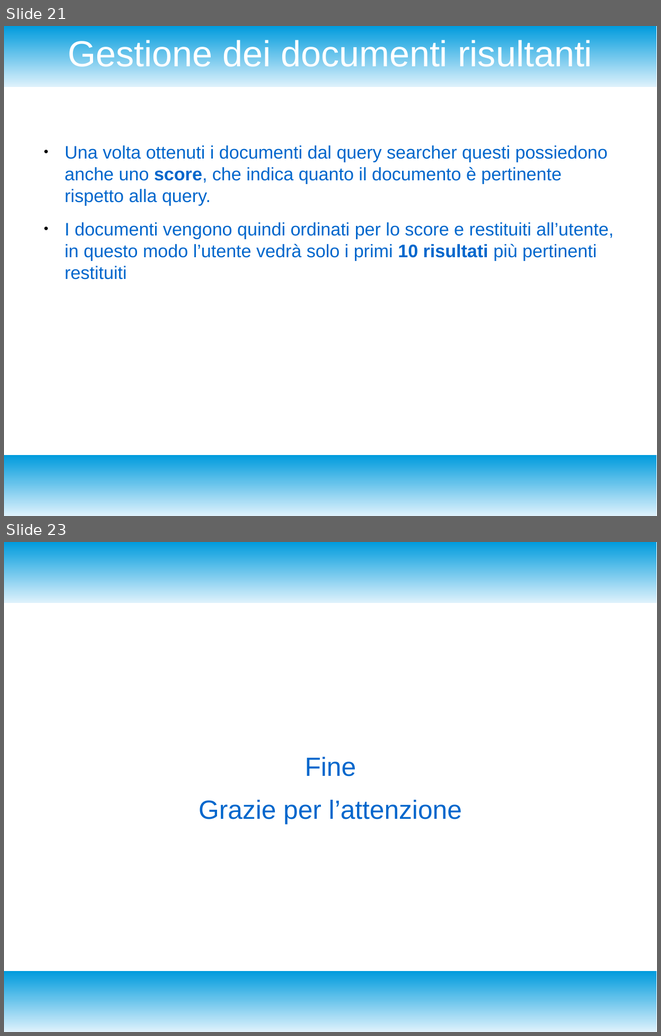
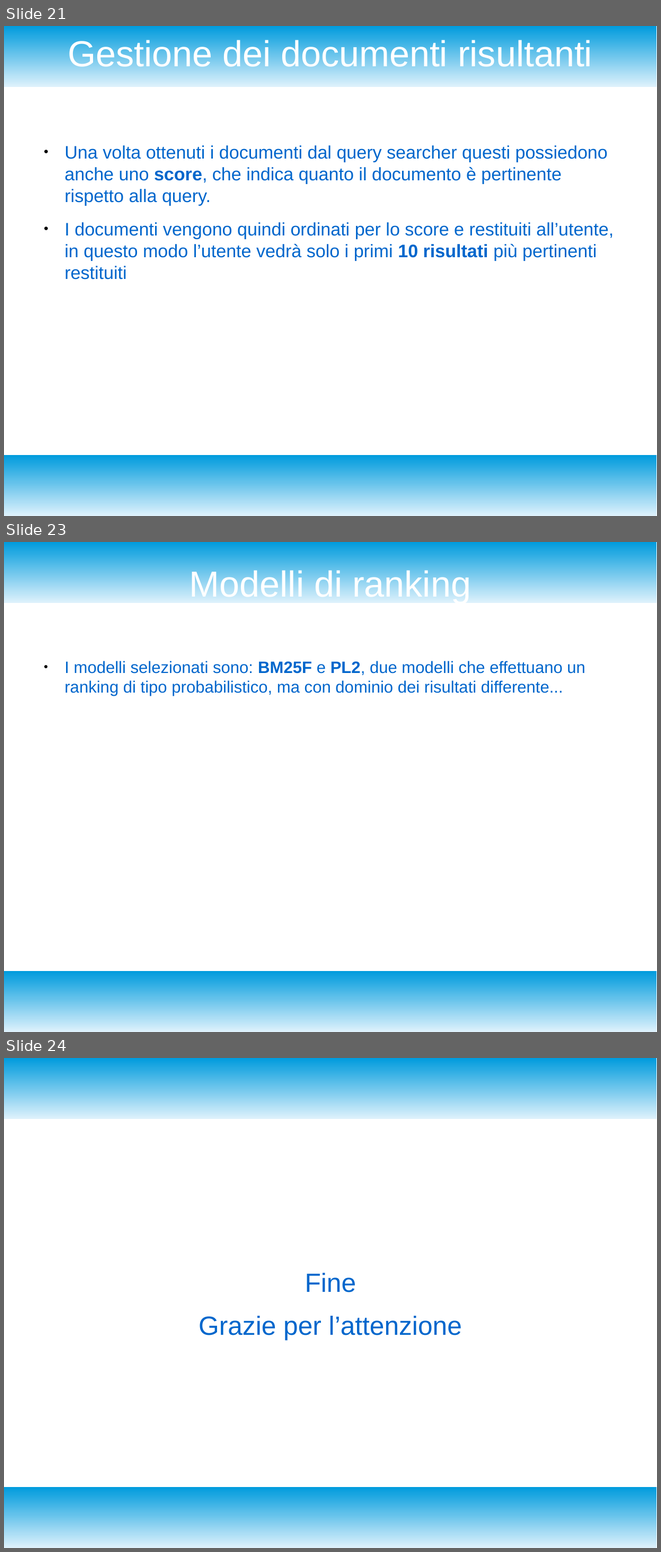
Before and after one commit to enrico404/SearchEngineForDblp, a slide deck: DocDblpSearchEngine.odp. Shown one above the other, each under a label of ours: slides 21 and 23 before the commit, slides 21, 23 and 24 after it; the slides between them are not shown. The pictures are 661x1036 and 661x1552 pixels, drawn with LibreOffice and Linux fonts; fonts in the diff are those of the drawing. Boxes give left, top, right and bottom in pixels: in the first picture for what was removed or moved away, otherwise in the second. Text is boxed around its words. In the diff, an @@ line names an element or a change of style, - is before the commit and + after.

```diff
--- a/DocDblpSearchEngine.odp
+++ b/DocDblpSearchEngine.odp
@@ slide 23 added at [4,542,657,1032], background #FFFFFF; not listed: 2 template elements that a slide beside it also shows @@
@@ title added at [190,567,471,603], 44 pt, text #FFFFFF @@
+Modelli di ranking
@@ text added at [64,661,585,696], 20 pt, text #0066CC @@
+● I modelli selezionati sono: BM25F e PL2, due modelli che effettuano un ranking di tipo probabilistico, ma con dominio dei risultati differente...
@@ what was slide 23 is now slide 24 @@
```
Also in this commit, not shown: 1 slide changed, 1 other file.
